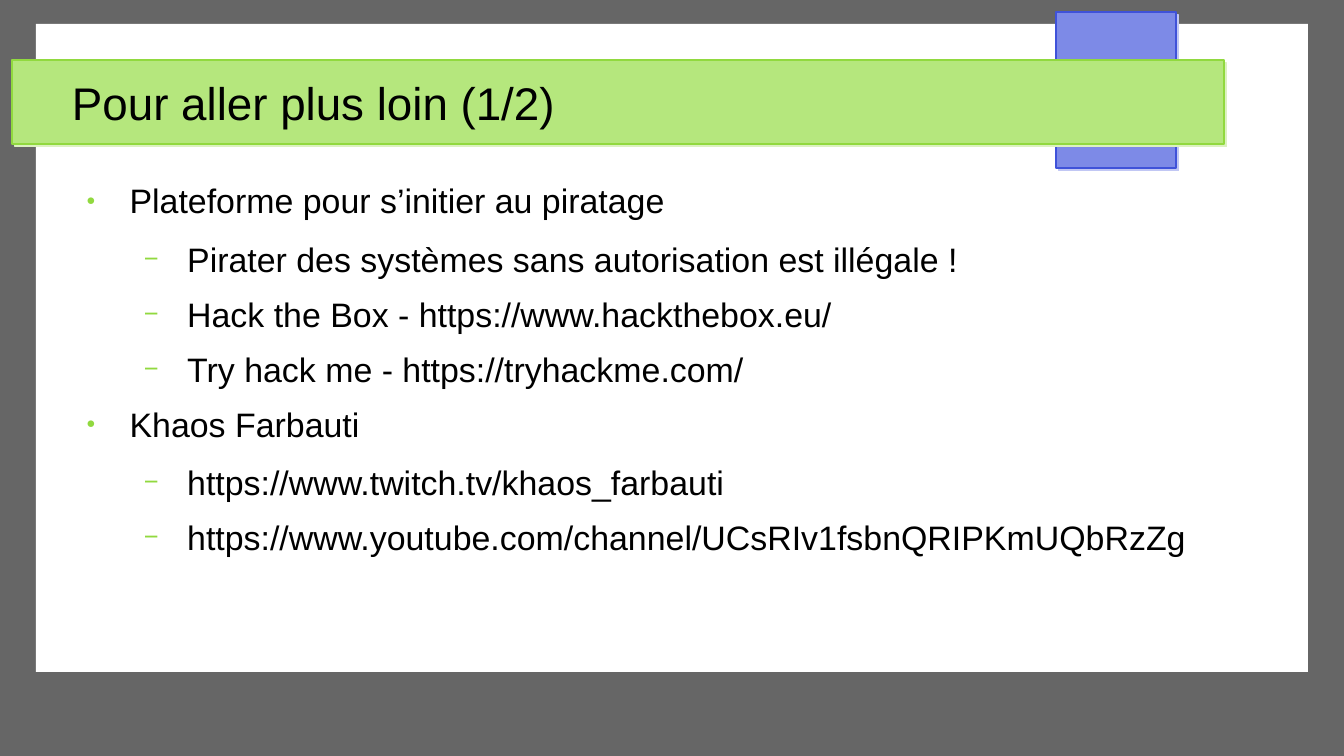
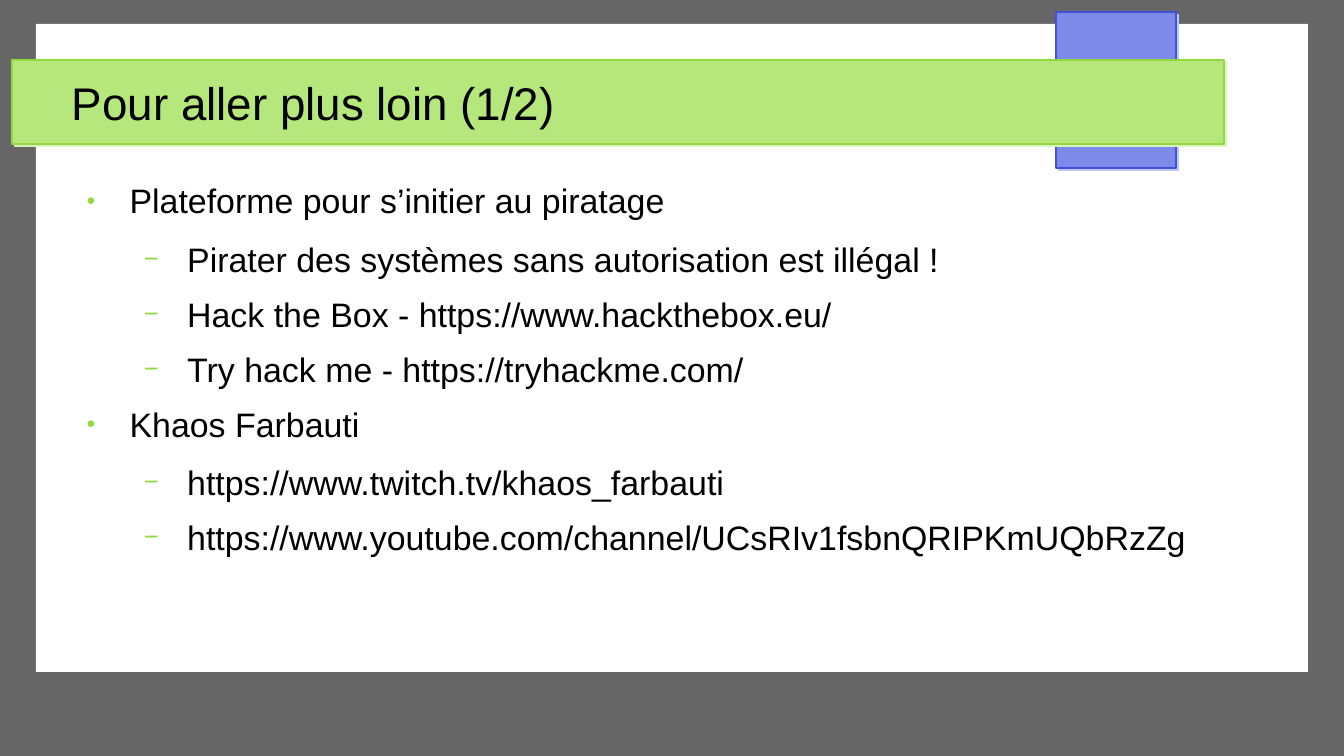
Before and after one commit to Akipe/abc_2105, a slide deck: slide 15 of other/presentations/securite_app_web/presentation_securite_app_web_v2.odp (slide 16 before the commit). Drawn at 1344x756 pixels with LibreOffice and Linux fonts; fonts in the diff are those of the drawing. Boxes give left, top, right and bottom in pixels: in the first picture for what was removed or moved away, otherwise in the second. Text is boxed around its words. In the diff, an @@ line names an element or a change of style, - is before the commit and + after.

```diff
--- a/other/presentations/securite_app_web/presentation_securite_app_web_v2.odp
+++ b/other/presentations/securite_app_web/presentation_securite_app_web_v2.odp
@@ text at <box>187,247,920,279</box>: text changed @@
-  − Pirater des systèmes sans autorisation est illégale !
+  − Pirater des systèmes sans autorisation est illégal !
```
Also in this commit, not shown: 13 other slides changed, 2 slides added, 4 slides removed, 4 other files.
